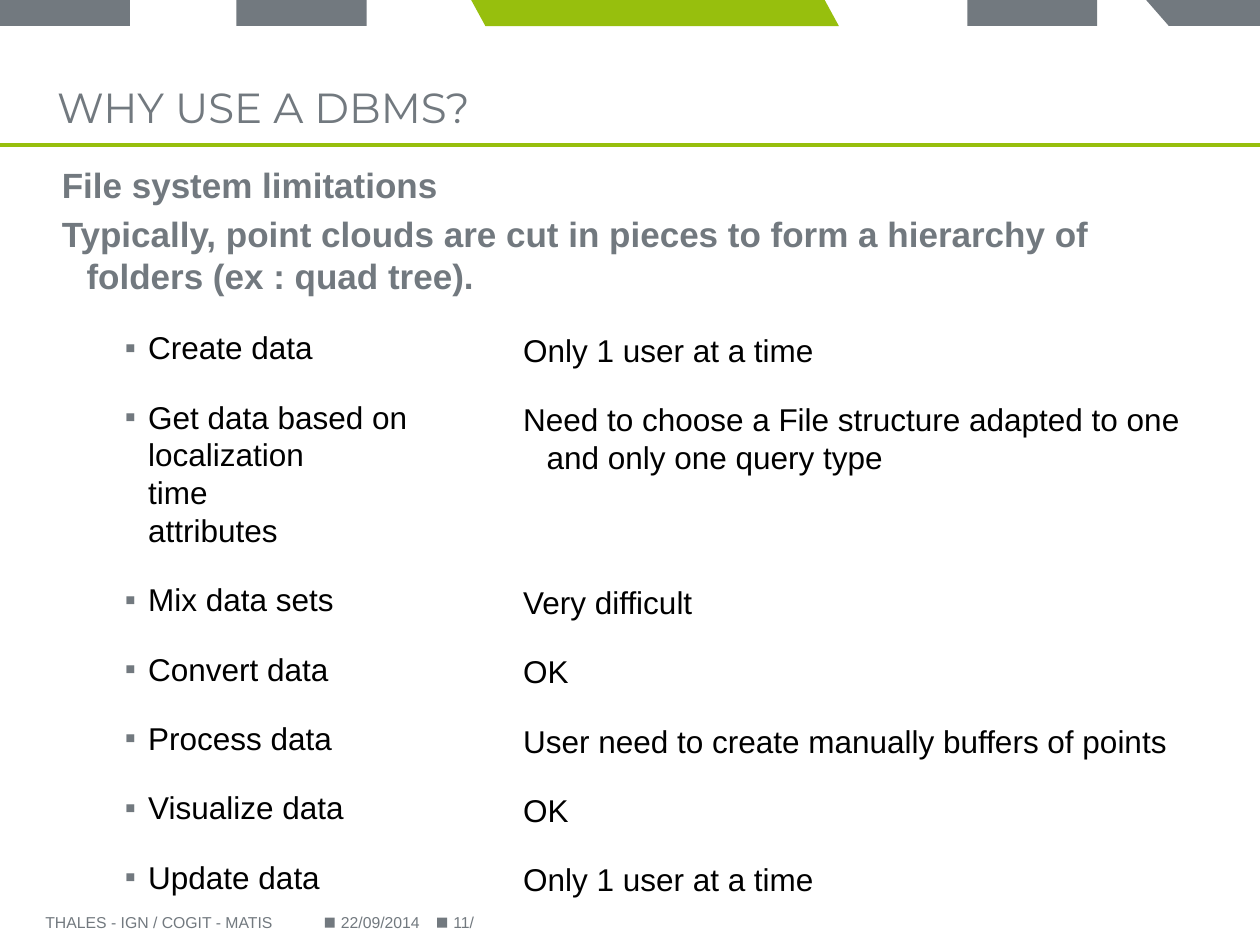
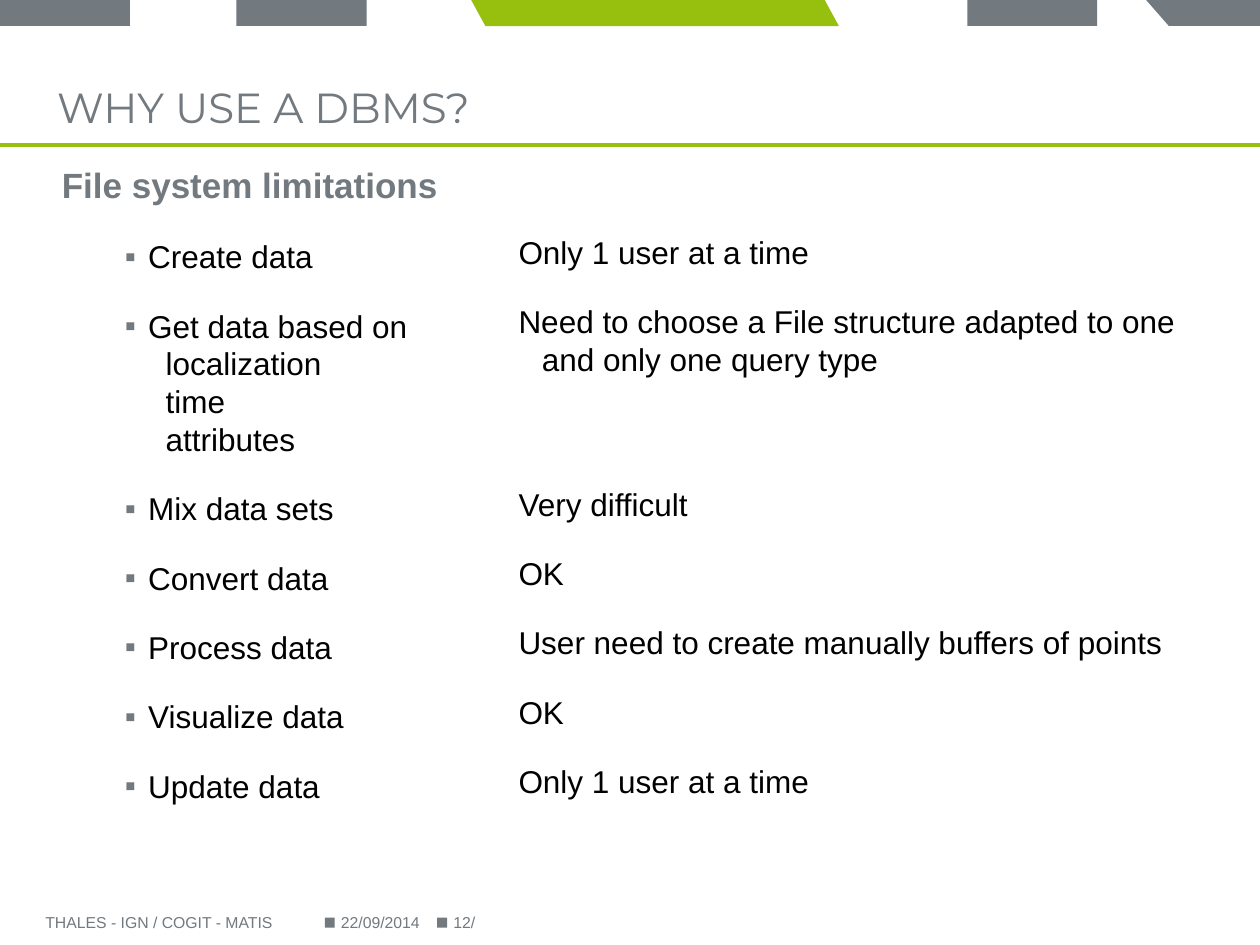
Before and after one commit to Remi-C/Postgres_Day_2014_10_RemiC, a slide deck: slide 12 of presentation_RCura.pptx (slide 11 before the commit). Drawn at 1260x945 pixels with LibreOffice and Linux fonts; fonts in the diff are those of the drawing; background and template pictures are left out. Boxes give left, top, right and bottom in pixels: in the first picture for what was removed or moved away, otherwise in the second. Text is boxed around its words. In the diff, an @@ line names an element or a change of style, - is before the commit and + after.

Commit message:
cleaned, completed up to why use pointcloud

```diff
--- a/presentation_RCura.pptx
+++ b/presentation_RCura.pptx
@@ text at [62,221,1088,296]: paragraph removed @@
-Typically, point clouds are cut in pieces to form a hierarchy of folders (ex : quad tree).
@@ text "Only 1 user at a ...": place and size @@
-text "Only 1 user at a ..." at [523,339,1180,897]
+text "Only 1 user at a ..." at [519,241,1175,799]
@@ page number at [453,916,475,928]: text changed @@
-11/
+12/
```
Also in this commit, not shown: 11 other slides changed, 1 slide added.
